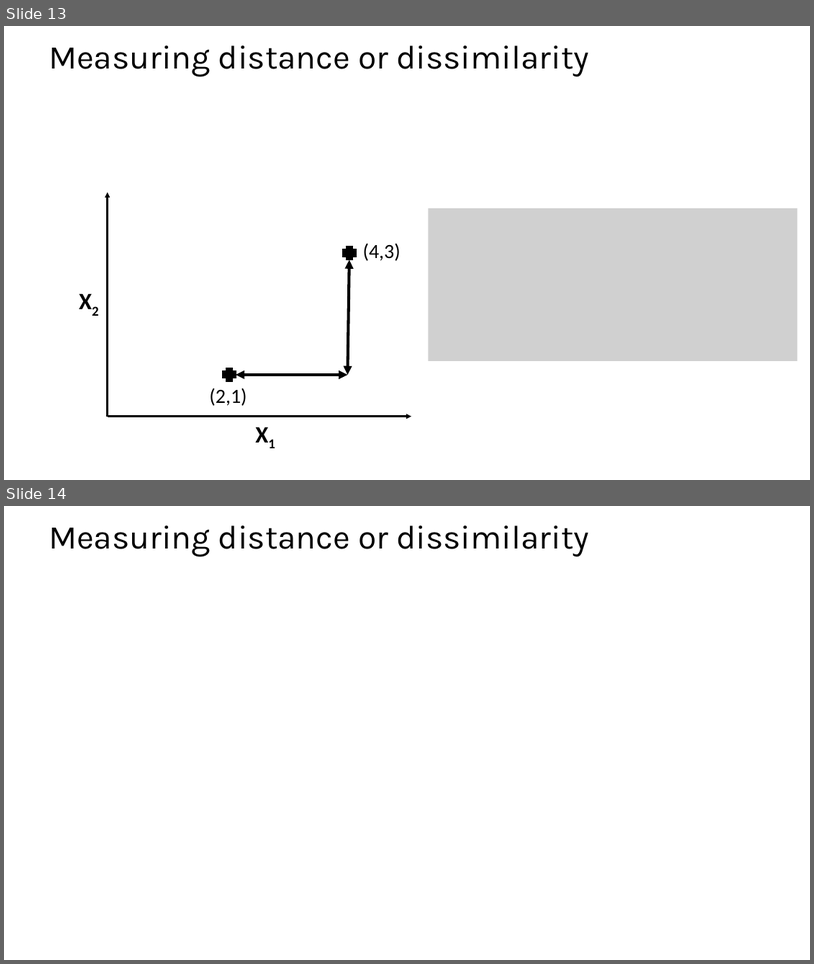
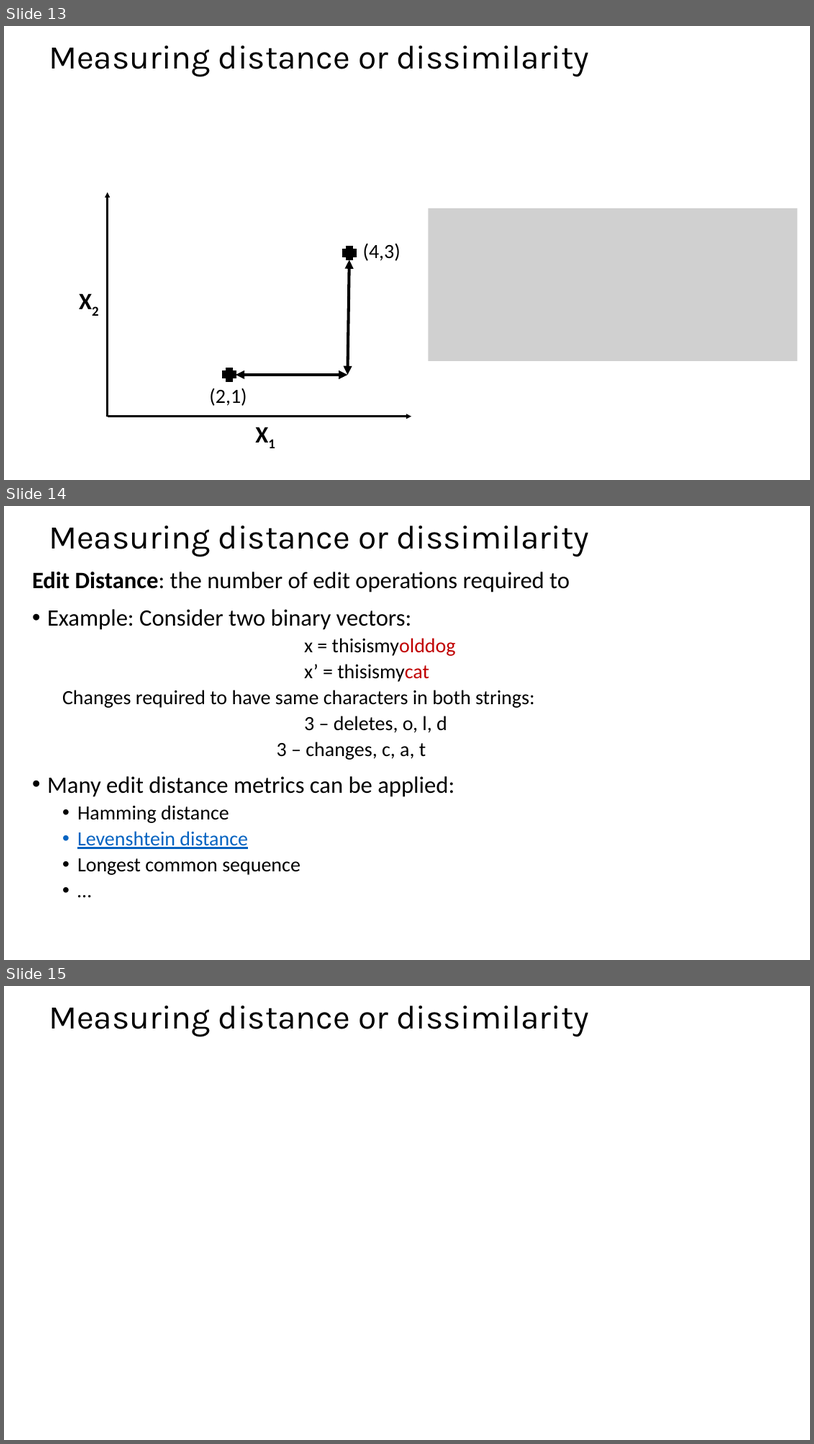
Before and after one commit to StephenElston/CSCI-E-108, a slide deck: slides/4_DistanceAndSimilarityMeasures_Part1.pptx. Shown one above the other, each under a label of ours: slides 13 and 14 before the commit, slides 13, 14 and 15 after it. The pictures are 814x964 and 814x1444 pixels, drawn with LibreOffice and Linux fonts; fonts in the diff are those of the drawing; grey boxes stand for pictures. Boxes give left, top, right and bottom in pixels: in the first picture for what was removed or moved away, otherwise in the second. Text is boxed around its words. In the diff, an @@ line names an element or a change of style, - is before the commit and + after.

```diff
--- a/slides/4_DistanceAndSimilarityMeasures_Part1.pptx
+++ b/slides/4_DistanceAndSimilarityMeasures_Part1.pptx
@@ slide 14 added at (x1=4, y1=506, x2=810, y2=960), background #FFFFFF @@
@@ title added at (x1=49, y1=525, x2=589, y2=556), 39.6 pt, text #000000 @@
+Measuring distance or dissimilarity
@@ text added at (x1=32, y1=572, x2=570, y2=875), 24 pt, text #000000 @@
+Edit Distance: the number of edit operations required to
+• Example: Consider two binary vectors:
+  x = thisismyolddog
+  x’ = thisismycat
+  Changes required to have same characters in both strings:
+  3 – deletes, o, l, d
+  3 – changes, c, a, t
+• Many edit distance metrics can be applied:
+  • Hamming distance
+  • Levenshtein distance
+  • Longest common sequence
+  • …
@@ what was slide 14 is now slide 15 @@
```
Also in this commit, not shown: 2 slides changed.
